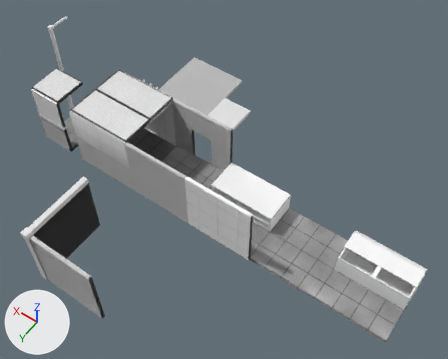
Two versions of the Blender file BlenderImports/environment_models.blend, one commit apart.
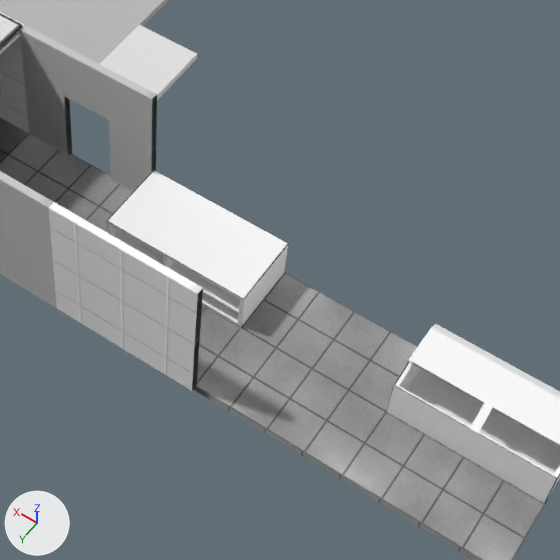
There are two pictures of each version: one whole from a camera (50 mm lens) standing at (-22.8, 17.63, 28.59) and looking at (-10.69, 0.67, 1.93), one close up on the part from 36% to 92% of the width and 24% to 93% of the height. The lights are fixed; the arrows at lower left show +X, +Y and +Z.

In view in the first close-up: 'AsphaltFloor', 'ConcreteFloor', 'FullFloor.001', 'FullFloor.002', 'FullFloor.004', 'FullFloor.005', 'IceCreamFreezer', 'MainCounter', 'Wall1', 'Wall1Doorway', 'Wall2', 'Wall2Doorway'.
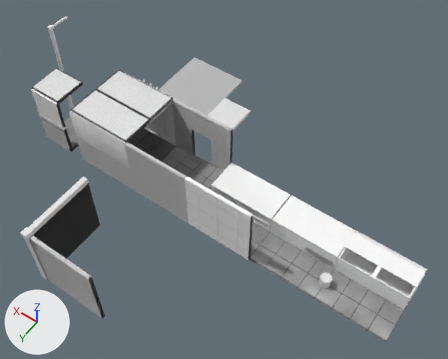
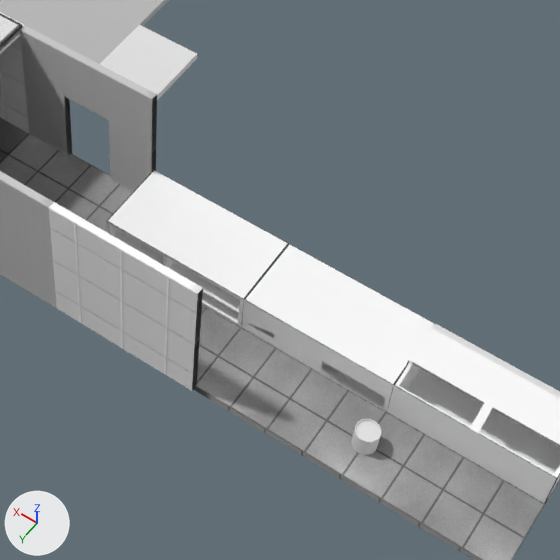
Commit message: made the model for ice cream bucket

Edits to the bpy script that builds the scene:
```text
Add me_cylinder_003:
    me_cylinder_003.from_pydata(...)  # 160 vertices, 100 faces; spans x -1.0..1.0, y -1.0..1.0, z -1.0..1.0
Add me_cylinder_005:
    me_cylinder_005.from_pydata(...)  # 32 vertices, 1 face; spans x -0.93..0.93, y -0.93..0.93, z 0.0
Change ob_counter:
    remove ob_counter.hide_set(True)
Add ob_icecream:
    ob_icecream = bpy.data.objects.new('IceCream', me_cylinder_005)
    ob_icecream.parent = ob_icecreambucket
    ob_icecream.matrix_parent_inverse = Matrix(((-3.367, 0.0, 0.0, -60.61), (0.0, -3.367, 0.0, 6.734), (0.0, 0.0, -3.367, 1.347), (0.0, 0.0, 0.0, 1.0)))
    ob_icecream.location = (-18.0, 2.0, 0.643)
    ob_icecream.scale = (-0.297, -0.297, -0.297)
Add ob_icecreambucket:
    ob_icecreambucket = bpy.data.objects.new('IceCreamBucket', me_cylinder_003)
    ob_icecreambucket.location = (-18.0, 2.0, 0.4)
    ob_icecreambucket.scale = (-0.297, -0.297, -0.297)
```

Boxes (x1, y1, x2, y2) around the edits, measured in the close-ups (560 x 560 px):
'Counter', shown: after (241, 244, 435, 411)
'IceCreamBucket', added: after (352, 419, 381, 455)
'IceCream', added: after (356, 421, 380, 441)
